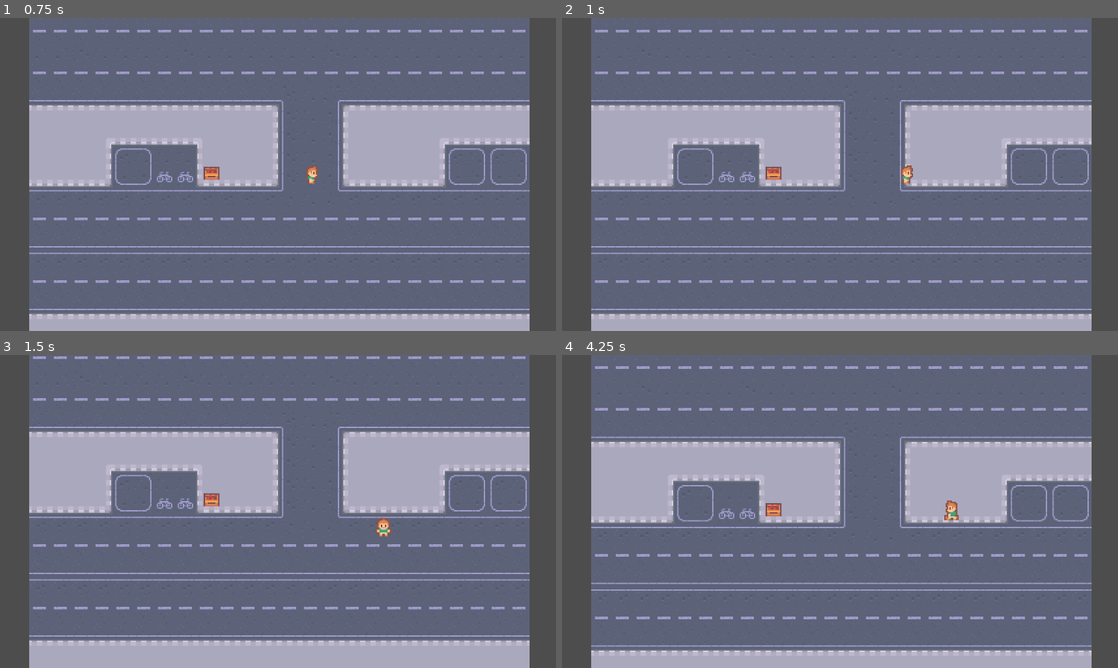
Above: before the commit, frames 1-4 (two rows, left to right).
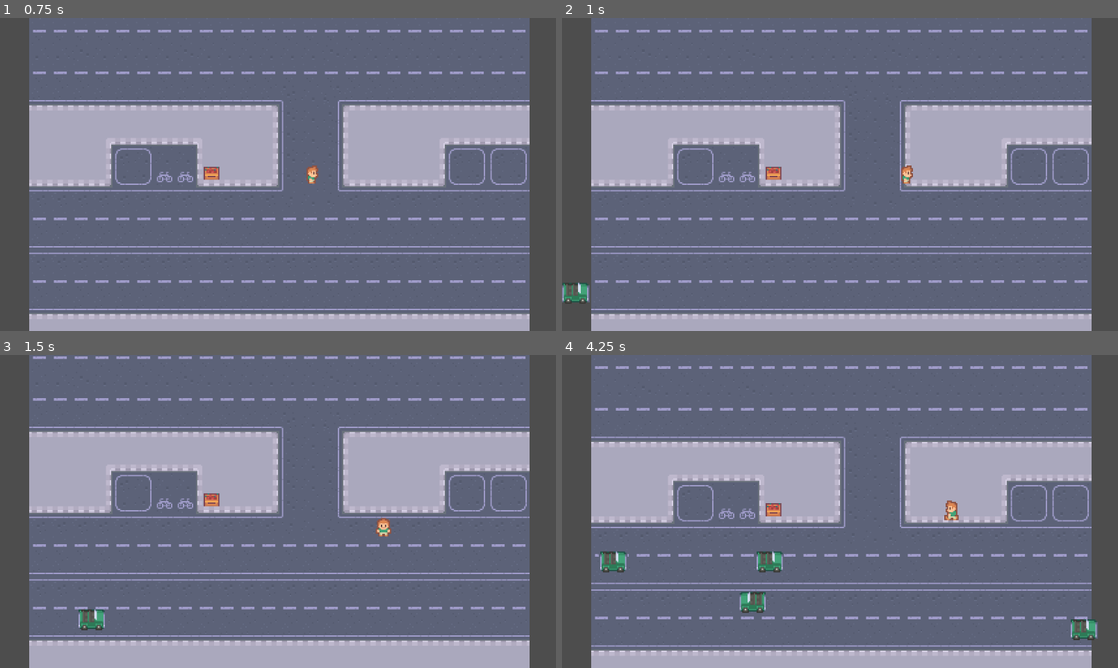
Above: after the commit, the same moments.

Repository: DigitalBubblegum/Frogger
Game: Godot game, scene res://scenes/game.tscn
The game is run twice, just before and just after one commit, with the same random seed, the same clock (stepped at 60 frames per second) and the same inputs.
Inputs:
- Up to frame 1 (0.75 s): tap Enter at 0.5 s; hold Right (right) from 0.53 s (still down); tap Space (confirm) at 0.6 s
- Up to frame 2 (1 s): keep holding Right (right)
- Up to frame 3 (1.5 s): release Right (right) at 1.28 s; hold Down (down) from 1.28 s (still down); tap Space (confirm) at 1.35 s
- Up to frame 4 (4.25 s): release Down (down) at 2.03 s; hold Right (right) 2.03-2.78 s; tap Space (confirm) at 2.1, 2.85, 3.6 s; hold Up (up) 2.78-3.53 s; hold Left (left) from 3.53 s (still down)

Frame 1 is identical in both runs. In frame 2, 0.2% of the frame differs, in the area x 0-5%, y 84-92%; in frame 3, 0.3%; in frame 4, 1.2%, in the area x 6-97%, y 62-92%.

Commit message:
added spawming cars

Diff:
--- /dev/null
+++ b/scenes/car.gd
@@ -0,0 +1,18 @@
+extends Area2D
+
+var direction = Vector2.LEFT
+var speed = 2
+# Called when the node enters the scene tree for the first time.
+func _ready() -> void:
+	if position.x < 0:
+		direction.x = 1
+		$Sprite2D.flip_h = true
+
+
+# Called every frame. 'delta' is the elapsed time since the previous frame.
+func _process(delta: float) -> void:
+	position+= direction*speed
+
+
+func _on_visible_on_screen_notifier_2d_screen_exited() -> void:
+	queue_free()
--- /dev/null
+++ b/scenes/car.tscn
@@ -0,0 +1,21 @@
+[gd_scene load_steps=4 format=3 uid="uid://c3mdcioslrm4p"]
+
+[ext_resource type="Texture2D" uid="uid://d0dya2slufckd" path="res://graphics/cars/green.png" id="1_c35m8"]
+[ext_resource type="Script" uid="uid://cd5xhsevs1vit" path="res://scenes/car.gd" id="1_qt2eu"]
+
+[sub_resource type="RectangleShape2D" id="RectangleShape2D_qt2eu"]
+size = Vector2(20, 14)
+
+[node name="Car" type="Area2D"]
+script = ExtResource("1_qt2eu")
+
+[node name="Sprite2D" type="Sprite2D" parent="."]
+texture = ExtResource("1_c35m8")
+
+[node name="CollisionShape2D" type="CollisionShape2D" parent="."]
+position = Vector2(0, -1)
+shape = SubResource("RectangleShape2D_qt2eu")
+
+[node name="VisibleOnScreenNotifier2D" type="VisibleOnScreenNotifier2D" parent="."]
+
+[connection signal="screen_exited" from="VisibleOnScreenNotifier2D" to="." method="_on_visible_on_screen_notifier_2d_screen_exited"]
--- a/scenes/game.gd
+++ b/scenes/game.gd
@@ -1,5 +1,5 @@
 extends Node2D
-
+var car_scene: PackedScene = preload("res://scenes/car.tscn")
 
 # Called when the node enters the scene tree for the first time.
 func _ready() -> void:
@@ -12,3 +12,10 @@
 
 func _on_area_2d_body_entered(body: Node2D) -> void:
 	print('player entered')
+
+
+func _on_car_timer_timeout() -> void:
+	var car = car_scene.instantiate() as Area2D
+	var pos_marker = $CarStartPositions.get_children().pick_random() as Marker2D
+	car.position = pos_marker.position
+	add_child(car)
--- a/scenes/game.tscn
+++ b/scenes/game.tscn
@@ -59,7 +59,21 @@
 [node name="Timer" type="Node" parent="."]
 
 [node name="CarTimer" type="Timer" parent="Timer"]
-wait_time = 4.0
 autostart = true
 
+[node name="CarStartPositions" type="Node2D" parent="."]
+
+[node name="Marker2D" type="Marker2D" parent="CarStartPositions"]
+position = Vector2(-9, 487)
+
+[node name="Marker2D2" type="Marker2D" parent="CarStartPositions"]
+position = Vector2(397, 466)
+
+[node name="Marker2D3" type="Marker2D" parent="CarStartPositions"]
+position = Vector2(-10, 435)
+
+[node name="Marker2D4" type="Marker2D" parent="CarStartPositions"]
+position = Vector2(395, 418)
+
 [connection signal="body_entered" from="Area2D" to="." method="_on_area_2d_body_entered"]
+[connection signal="timeout" from="Timer/CarTimer" to="." method="_on_car_timer_timeout"]
Not shown, added: scenes/car.gd.uid
